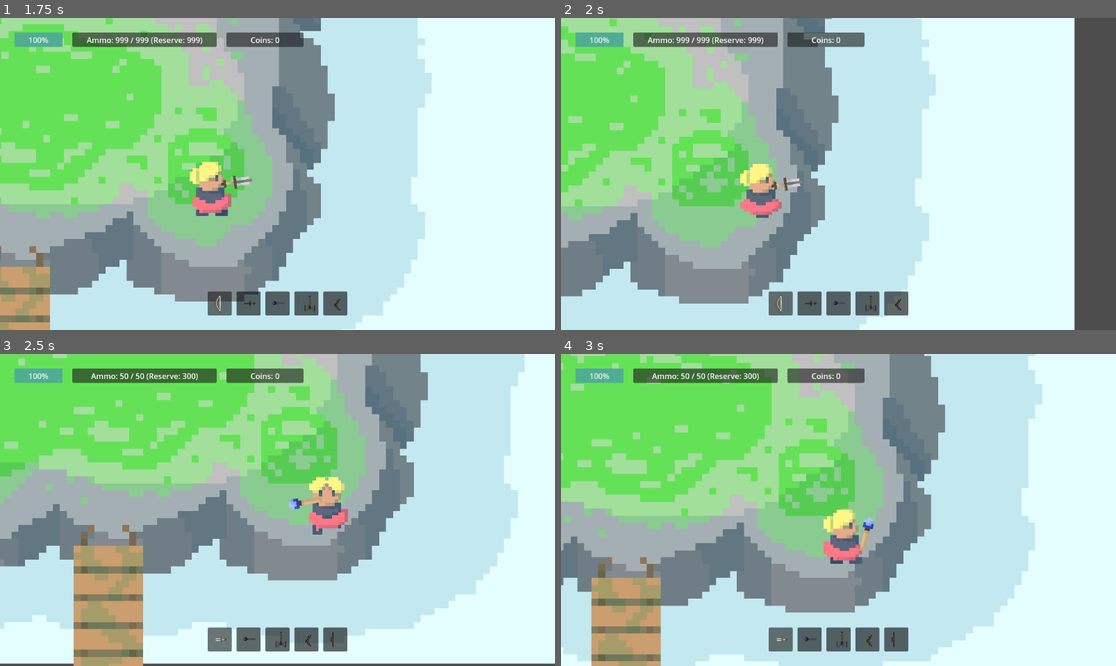
Above: before the commit, frames 1-4 (two rows, left to right).
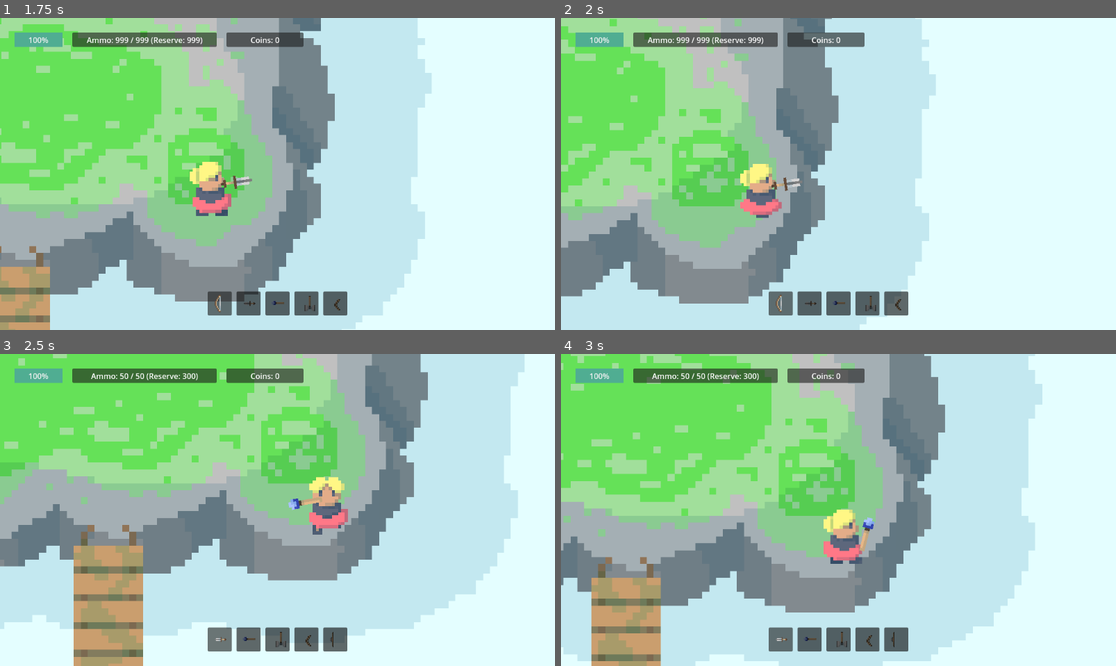
Above: after the commit, the same moments.

Repository: Kryzi/Eksamens-projekt
Game: Godot game, scene res://scenes/main_menu/main_menu.tscn
Same seed, same stepped clock (60 frames per second), same inputs: the game is played once before the commit and once after it.
Inputs (mouse positions are in pixels of both pictures, inside the frame that each line leads up to):
- Up to frame 1 (1.75 s): click "START" at 0.5 s; move the mouse to (399, 158) at 1.27 s; hold D (Right) from 1.28 s (still down); tap 0 (0) at 1.35 s; tap X (x) at 1.55 s
- Up to frame 2 (2 s): keep holding D (Right)
- Up to frame 3 (2.5 s): move the mouse to (166, 525) at 2.02 s; release D (Right) at 2.03 s; hold S (Down) from 2.03 s (still down); tap X (x) at 2.1 s; tap 0 (0) at 2.3 s
- Up to frame 4 (3 s): move the mouse to (894, 441) at 2.77 s; release S (Down) at 2.78 s; hold D (Right) from 2.78 s (still down); tap 0 (0) at 2.85 s

Frame 1 is identical in both runs. In frame 2, 7.5% of the frame differs, in the area x 92-100%, y 0-100%; in frame 3, 0.8%; in frame 4, nothing differs.

Commit message:
fixet visuals i layouts

Diff:
--- a/scenes/layouts/layout_1.tscn
+++ b/scenes/layouts/layout_1.tscn
@@ -1,5 +1,6 @@
-[gd_scene load_steps=7 format=3 uid="uid://cf1rcti08o3tm"]
+[gd_scene load_steps=8 format=3 uid="uid://cf1rcti08o3tm"]
 
+[ext_resource type="Texture2D" uid="uid://d6d3sonbjqjh" path="res://sprites/omraader/omraade1/o1_kun-taage.png" id="1_buhlv"]
 [ext_resource type="Texture2D" uid="uid://bj73ujpjgcl1f" path="res://sprites/omraader/omraade1/o1-1/o1-1_jord.png" id="1_fofcb"]
 [ext_resource type="Texture2D" uid="uid://brmltw14xbo8k" path="res://sprites/omraader/omraade1/o1-1/o1-1_klippe.png" id="2_7ld26"]
 [ext_resource type="Texture2D" uid="uid://d2edlf0emj66y" path="res://sprites/omraader/omraade1/o1-1/o1-1_taage-1.png" id="3_8ao87"]
@@ -13,20 +14,20 @@
 layout_mode = 3
 anchors_preset = 0
 
+[node name="TaageBagrund" type="TextureRect" parent="."]
+layout_mode = 0
+offset_left = -10174.0
+offset_top = -4968.0
+offset_right = 13664.0
+offset_bottom = 7081.0
+texture = ExtResource("1_buhlv")
+
 [node name="Klippe" type="TextureRect" parent="."]
 layout_mode = 0
 offset_right = 200.0
 offset_bottom = 210.0
 scale = Vector2(12, 12)
 texture = ExtResource("2_7ld26")
-metadata/_edit_lock_ = true
-
-[node name="Jord" type="TextureRect" parent="."]
-layout_mode = 0
-offset_right = 200.0
-offset_bottom = 210.0
-scale = Vector2(12, 12)
-texture = ExtResource("1_fofcb")
 metadata/_edit_lock_ = true
 
 [node name="TaageSolidFarve" type="TextureRect" parent="."]
@@ -44,6 +45,14 @@
 offset_bottom = 210.0
 scale = Vector2(12, 12)
 texture = ExtResource("3_8ao87")
+metadata/_edit_lock_ = true
+
+[node name="Jord" type="TextureRect" parent="."]
+layout_mode = 0
+offset_right = 200.0
+offset_bottom = 210.0
+scale = Vector2(12, 12)
+texture = ExtResource("1_fofcb")
 metadata/_edit_lock_ = true
 
 [node name="BroNed-ende" type="Sprite2D" parent="."]
--- a/scenes/layouts/layout_1_bridge.tscn
+++ b/scenes/layouts/layout_1_bridge.tscn
@@ -1,5 +1,6 @@
-[gd_scene load_steps=9 format=3 uid="uid://fcangmshdjld"]
+[gd_scene load_steps=10 format=3 uid="uid://fcangmshdjld"]
 
+[ext_resource type="Texture2D" uid="uid://d6d3sonbjqjh" path="res://sprites/omraader/omraade1/o1_kun-taage.png" id="1_cb4iq"]
 [ext_resource type="Texture2D" uid="uid://bj73ujpjgcl1f" path="res://sprites/omraader/omraade1/o1-1/o1-1_jord.png" id="1_tbrgh"]
 [ext_resource type="Texture2D" uid="uid://brmltw14xbo8k" path="res://sprites/omraader/omraade1/o1-1/o1-1_klippe.png" id="2_4r4oi"]
 [ext_resource type="Texture2D" uid="uid://d2edlf0emj66y" path="res://sprites/omraader/omraade1/o1-1/o1-1_taage-1.png" id="3_rbx2n"]
@@ -15,20 +16,19 @@
 layout_mode = 3
 anchors_preset = 0
 
+[node name="TaageBagrund" type="TextureRect" parent="."]
+offset_left = -10174.0
+offset_top = -4968.0
+offset_right = 13664.0
+offset_bottom = 7081.0
+texture = ExtResource("1_cb4iq")
+
 [node name="Klippe" type="TextureRect" parent="."]
 layout_mode = 0
 offset_right = 200.0
 offset_bottom = 210.0
 scale = Vector2(12, 12)
 texture = ExtResource("2_4r4oi")
-metadata/_edit_lock_ = true
-
-[node name="Jord" type="TextureRect" parent="."]
-layout_mode = 0
-offset_right = 200.0
-offset_bottom = 210.0
-scale = Vector2(12, 12)
-texture = ExtResource("1_tbrgh")
 metadata/_edit_lock_ = true
 
 [node name="TaageSolidFarve" type="TextureRect" parent="."]
@@ -46,6 +46,14 @@
 offset_bottom = 210.0
 scale = Vector2(12, 12)
 texture = ExtResource("3_rbx2n")
+metadata/_edit_lock_ = true
+
+[node name="Jord" type="TextureRect" parent="."]
+layout_mode = 0
+offset_right = 200.0
+offset_bottom = 210.0
+scale = Vector2(12, 12)
+texture = ExtResource("1_tbrgh")
 metadata/_edit_lock_ = true
 
 [node name="BroNed-ende" type="Sprite2D" parent="."]
--- a/scenes/layouts/layout_2.tscn
+++ b/scenes/layouts/layout_2.tscn
@@ -1,5 +1,6 @@
-[gd_scene load_steps=6 format=3 uid="uid://f0ljs1wuf7qp"]
+[gd_scene load_steps=7 format=3 uid="uid://f0ljs1wuf7qp"]
 
+[ext_resource type="Texture2D" uid="uid://d6d3sonbjqjh" path="res://sprites/omraader/omraade1/o1_kun-taage.png" id="1_1ony7"]
 [ext_resource type="Texture2D" uid="uid://dhiokohd6am5e" path="res://sprites/omraader/omraade1/o1-2/o1-2_jord.png" id="1_n7kdi"]
 [ext_resource type="Texture2D" uid="uid://w14i0jb4sbe6" path="res://sprites/omraader/omraade1/o1-2/o1-2_klippe.png" id="2_lvsdt"]
 [ext_resource type="Texture2D" uid="uid://d1xd62utjhe84" path="res://sprites/omraader/omraade1/o1-2/o1-2_taage-1.png" id="3_rbmbb"]
@@ -10,12 +11,12 @@
 layout_mode = 3
 anchors_preset = 0
 
-[node name="Jord" type="TextureRect" parent="."]
-layout_mode = 0
-offset_right = 230.0
-offset_bottom = 220.0
-scale = Vector2(12, 12)
-texture = ExtResource("1_n7kdi")
+[node name="TaageBagrund" type="TextureRect" parent="."]
+offset_left = -10174.0
+offset_top = -4968.0
+offset_right = 13664.0
+offset_bottom = 7081.0
+texture = ExtResource("1_1ony7")
 
 [node name="Klippe" type="TextureRect" parent="."]
 layout_mode = 0
@@ -38,6 +39,13 @@
 offset_bottom = 220.0
 scale = Vector2(12, 12)
 texture = ExtResource("3_rbmbb")
+
+[node name="Jord" type="TextureRect" parent="."]
+layout_mode = 0
+offset_right = 230.0
+offset_bottom = 220.0
+scale = Vector2(12, 12)
+texture = ExtResource("1_n7kdi")
 
 [node name="BroNed-ende" type="Sprite2D" parent="."]
 position = Vector2(1656, 2256)
--- a/scenes/layouts/layout_2_bridge.tscn
+++ b/scenes/layouts/layout_2_bridge.tscn
@@ -1,6 +1,7 @@
-[gd_scene load_steps=9 format=3 uid="uid://4mgsge3k32ot"]
+[gd_scene load_steps=10 format=3 uid="uid://4mgsge3k32ot"]
 
 [ext_resource type="Texture2D" uid="uid://dhiokohd6am5e" path="res://sprites/omraader/omraade1/o1-2/o1-2_jord.png" id="1_opp0n"]
+[ext_resource type="Texture2D" uid="uid://d6d3sonbjqjh" path="res://sprites/omraader/omraade1/o1_kun-taage.png" id="1_wc8bi"]
 [ext_resource type="Texture2D" uid="uid://w14i0jb4sbe6" path="res://sprites/omraader/omraade1/o1-2/o1-2_klippe.png" id="2_jjql2"]
 [ext_resource type="Texture2D" uid="uid://d1xd62utjhe84" path="res://sprites/omraader/omraade1/o1-2/o1-2_taage-1.png" id="3_pc5ai"]
 [ext_resource type="Texture2D" uid="uid://ioe45mnmfnse" path="res://sprites/omraader/omraade1/o1-2/o1-2_taage-2.png" id="4_a87ag"]
@@ -15,13 +16,12 @@
 layout_mode = 3
 anchors_preset = 0
 
-[node name="Jord" type="TextureRect" parent="."]
-layout_mode = 0
-offset_right = 230.0
-offset_bottom = 220.0
-scale = Vector2(12, 12)
-texture = ExtResource("1_opp0n")
-metadata/_edit_lock_ = true
+[node name="TaageBagrund" type="TextureRect" parent="."]
+offset_left = -10174.0
+offset_top = -4968.0
+offset_right = 13664.0
+offset_bottom = 7081.0
+texture = ExtResource("1_wc8bi")
 
 [node name="Klippe" type="TextureRect" parent="."]
 layout_mode = 0
@@ -46,6 +46,14 @@
 offset_bottom = 220.0
 scale = Vector2(12, 12)
 texture = ExtResource("3_pc5ai")
+metadata/_edit_lock_ = true
+
+[node name="Jord" type="TextureRect" parent="."]
+layout_mode = 0
+offset_right = 230.0
+offset_bottom = 220.0
+scale = Vector2(12, 12)
+texture = ExtResource("1_opp0n")
 metadata/_edit_lock_ = true
 
 [node name="BroNed-ende" type="Sprite2D" parent="."]
--- a/scenes/layouts/layout_boss.tscn
+++ b/scenes/layouts/layout_boss.tscn
@@ -1,12 +1,20 @@
-[gd_scene load_steps=2 format=3 uid="uid://cc1aysvavymnc"]
+[gd_scene load_steps=3 format=3 uid="uid://cc1aysvavymnc"]
 
 [ext_resource type="Texture2D" uid="uid://bcigv1awsp7b5" path="res://sprites/omraader/omraade1/o1-boss/o1-boss_fuld.png" id="1_hju2k"]
+[ext_resource type="Texture2D" uid="uid://d6d3sonbjqjh" path="res://sprites/omraader/omraade1/o1_kun-taage.png" id="1_s6yxi"]
 
 [node name="LayoutBoss" type="Control"]
 layout_mode = 3
 anchors_preset = 0
 offset_right = 40.0
 offset_bottom = 40.0
+
+[node name="TaageBagrund" type="TextureRect" parent="."]
+offset_left = -10174.0
+offset_top = -4968.0
+offset_right = 13664.0
+offset_bottom = 7081.0
+texture = ExtResource("1_s6yxi")
 
 [node name="Boundary" type="StaticBody2D" parent="."]
 collision_mask = 0
--- a/scenes/layouts/shop/layout_1_bridge_shop.tscn
+++ b/scenes/layouts/shop/layout_1_bridge_shop.tscn
@@ -25,6 +25,7 @@
 [ext_resource type="PackedScene" uid="uid://556qme2y04kq" path="res://scenes/weapons/fire_staff/fire_staff.tscn" id="18_batoi"]
 [ext_resource type="Texture2D" uid="uid://bdg2ds0brm88q" path="res://sprites/vaaben/ranged/ild_stav/ild-stav_idle.png" id="19_dip50"]
 [ext_resource type="Texture2D" uid="uid://mckmd17nrgpn" path="res://sprites/omraader/omraade1/bro/bro_ned-ende.png" id="19_puqjo"]
+[ext_resource type="Texture2D" uid="uid://d6d3sonbjqjh" path="res://sprites/omraader/omraade1/o1_kun-taage.png" id="20_8wijq"]
 
 [sub_resource type="Resource" id="Resource_shqo3"]
 script = ExtResource("15_6p3av")
@@ -92,12 +93,12 @@
 shop_item_slot_scene = ExtResource("2_w6jpp")
 shop_item_resource_array = Array[ExtResource("15_6p3av")]([SubResource("Resource_shqo3"), SubResource("Resource_5o5c1") …(188 unchanged characters)…
 
-[node name="Jord" type="TextureRect" parent="."]
-layout_mode = 0
-offset_right = 200.0
-offset_bottom = 210.0
-scale = Vector2(12, 12)
-texture = ExtResource("3_47ykq")
+[node name="TaageBagrund" type="TextureRect" parent="."]
+offset_left = -10174.0
+offset_top = -4968.0
+offset_right = 13664.0
+offset_bottom = 7081.0
+texture = ExtResource("20_8wijq")
 
 [node name="Klippe" type="TextureRect" parent="."]
 layout_mode = 0
@@ -120,6 +121,13 @@
 offset_bottom = 210.0
 scale = Vector2(12, 12)
 texture = ExtResource("5_idw70")
+
+[node name="Jord" type="TextureRect" parent="."]
+layout_mode = 0
+offset_right = 200.0
+offset_bottom = 210.0
+scale = Vector2(12, 12)
+texture = ExtResource("3_47ykq")
 
 [node name="BroNed-ende" type="Sprite2D" parent="."]
 position = Vector2(1104, 2268)
Not shown: 1 places in scenes/layouts/shop/layout_1_bridge_shop.tscn that only renumber resources
Binary file added: sprites/omraader/omraade1/o1_kun-taage.png
